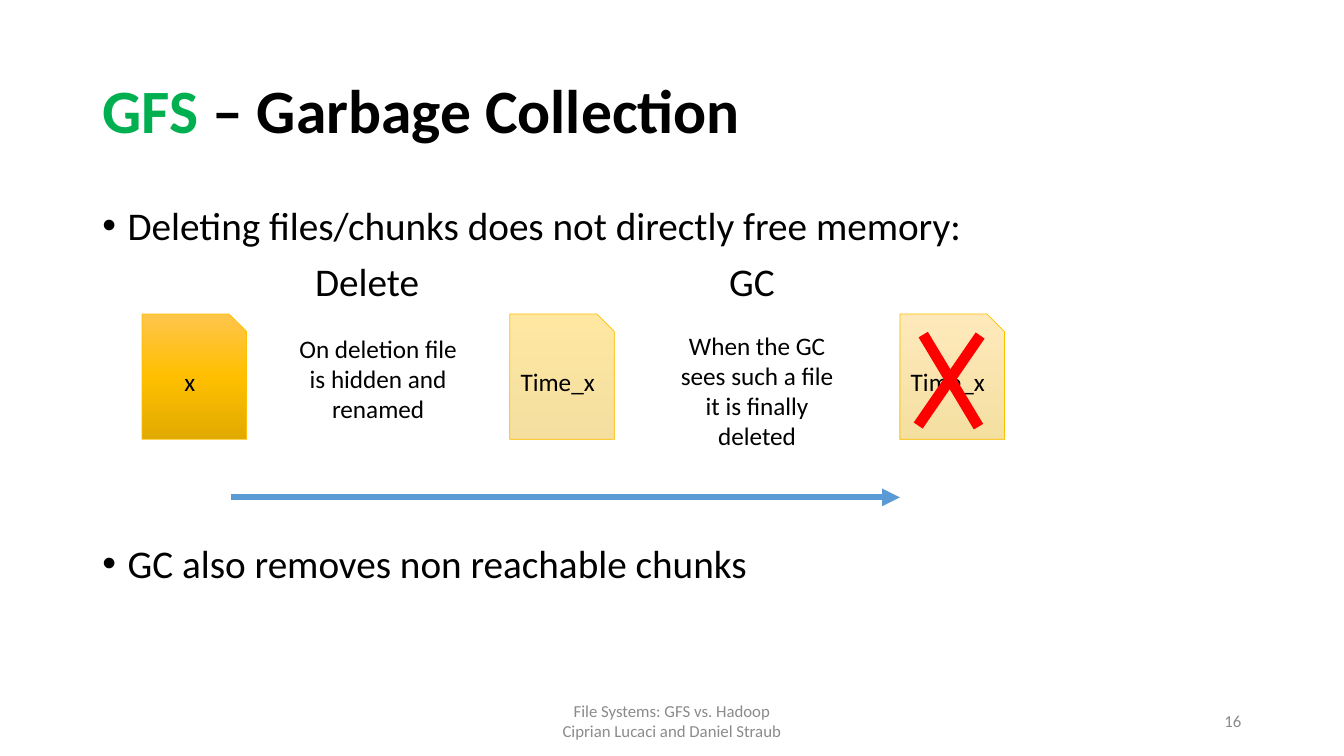
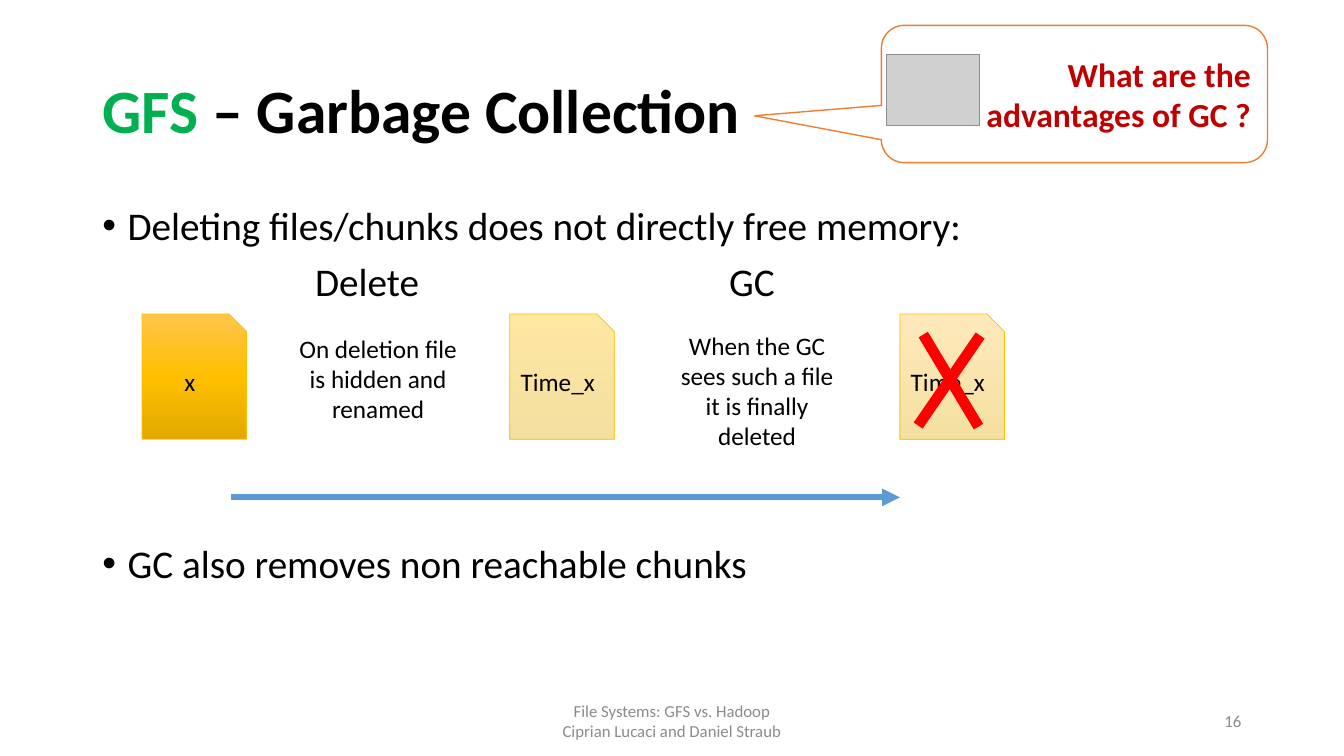
Before and after one commit to cipri7329/ss15-seminar, a slide deck: slide 16 of Presentation/DistributedFileSystems_Daniel.pptx. Drawn at 1344x756 pixels with LibreOffice and Linux fonts; fonts in the diff are those of the drawing; grey boxes stand for pictures; background and template pictures are left out. Boxes give left, top, right and bottom in pixels: in the first picture for what was removed or moved away, otherwise in the second. Text is boxed around its words. In the diff, an @@ line names an element or a change of style, - is before the commit and + after.

```diff
--- a/Presentation/DistributedFileSystems_Daniel.pptx
+++ b/Presentation/DistributedFileSystems_Daniel.pptx
@@ rounded speech box added at <box>881,25,1267,162</box>, fill #FFFFFF, outline #ED7D31 1 pt, 24 pt, text #C00000, bold @@
+What are the
+advantages of GC ?
@@ picture added at <box>886,54,980,126</box> @@
```
Also in this commit, not shown: 3 other slides changed, 1 slide removed.
